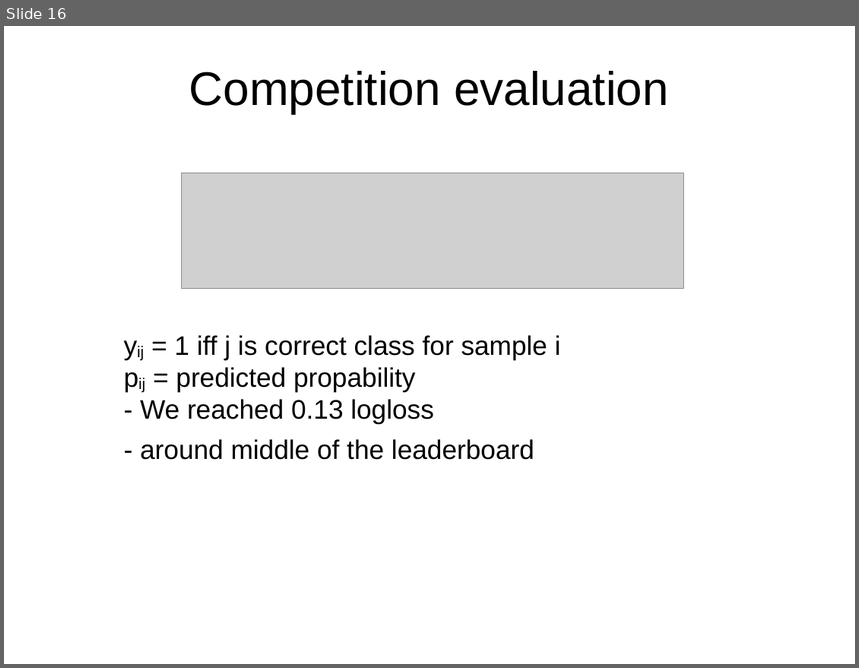
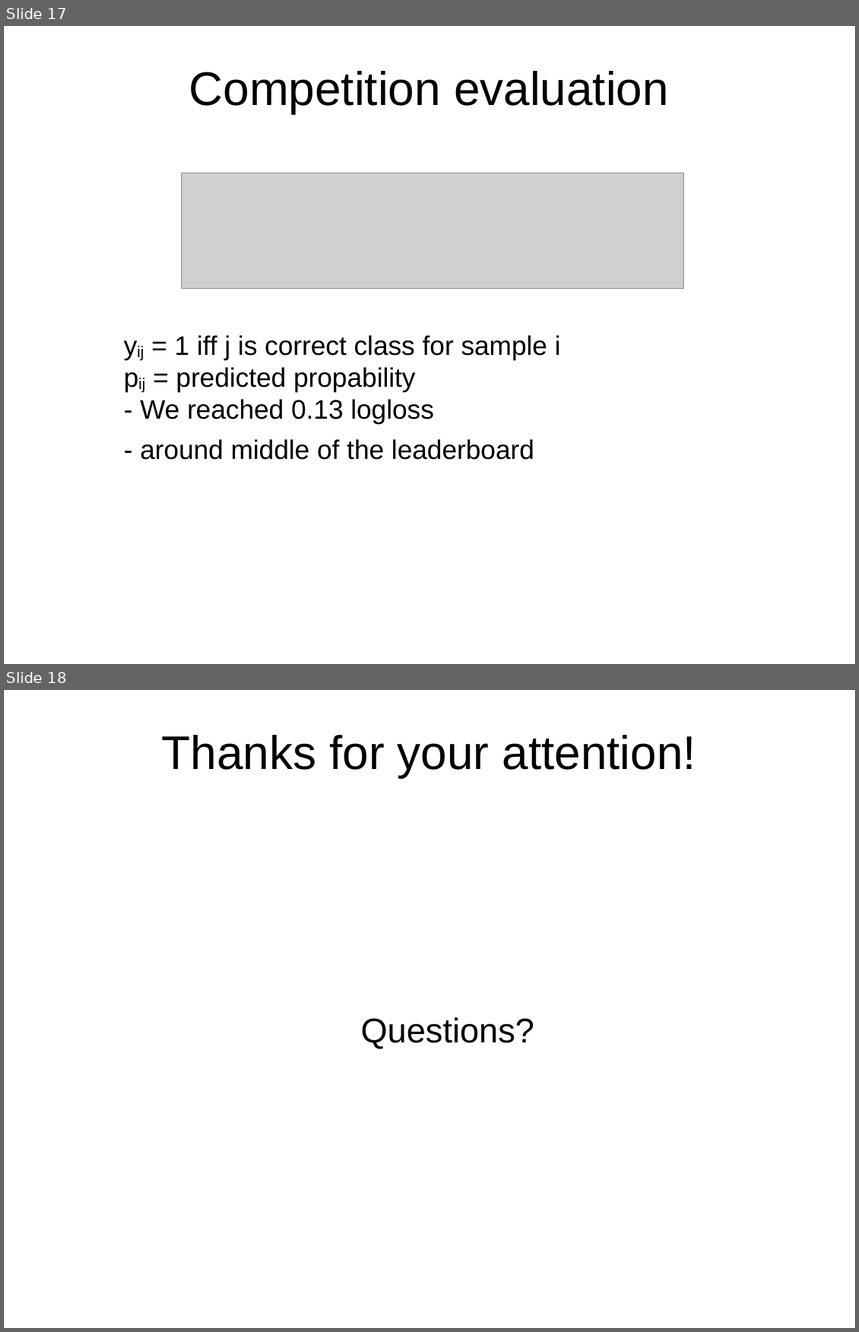
Before and after one commit to kappalabs/NNLeafClassifierProject, a slide deck: slideshow/slides.odp. Shown one above the other, each under a label of ours: slide 16 before the commit, slides 17 and 18 after it. The pictures are 859x668 and 859x1332 pixels, drawn with LibreOffice and Linux fonts; fonts in the diff are those of the drawing; grey boxes stand for pictures; background and template pictures are left out. Boxes give left, top, right and bottom in pixels: in the first picture for what was removed or moved away, otherwise in the second. Text is boxed around its words. In the diff, an @@ line names an element or a change of style, - is before the commit and + after.

```diff
--- a/slideshow/slides.odp
+++ b/slideshow/slides.odp
@@ slide 18 added at (x1=4, y1=690, x2=855, y2=1328), background picture (left out) @@
@@ title added at (x1=162, y1=735, x2=696, y2=778), 44 pt, text #000000 @@
+Thanks for your attention!
@@ text added at (x1=361, y1=1018, x2=534, y2=1049), 32 pt, text #000000 @@
+Questions?
@@ what was slide 16 is now slide 17 @@
```
Also in this commit, not shown: 4 slides changed, 2 other slides added, 1 slide removed, 3 other files.
